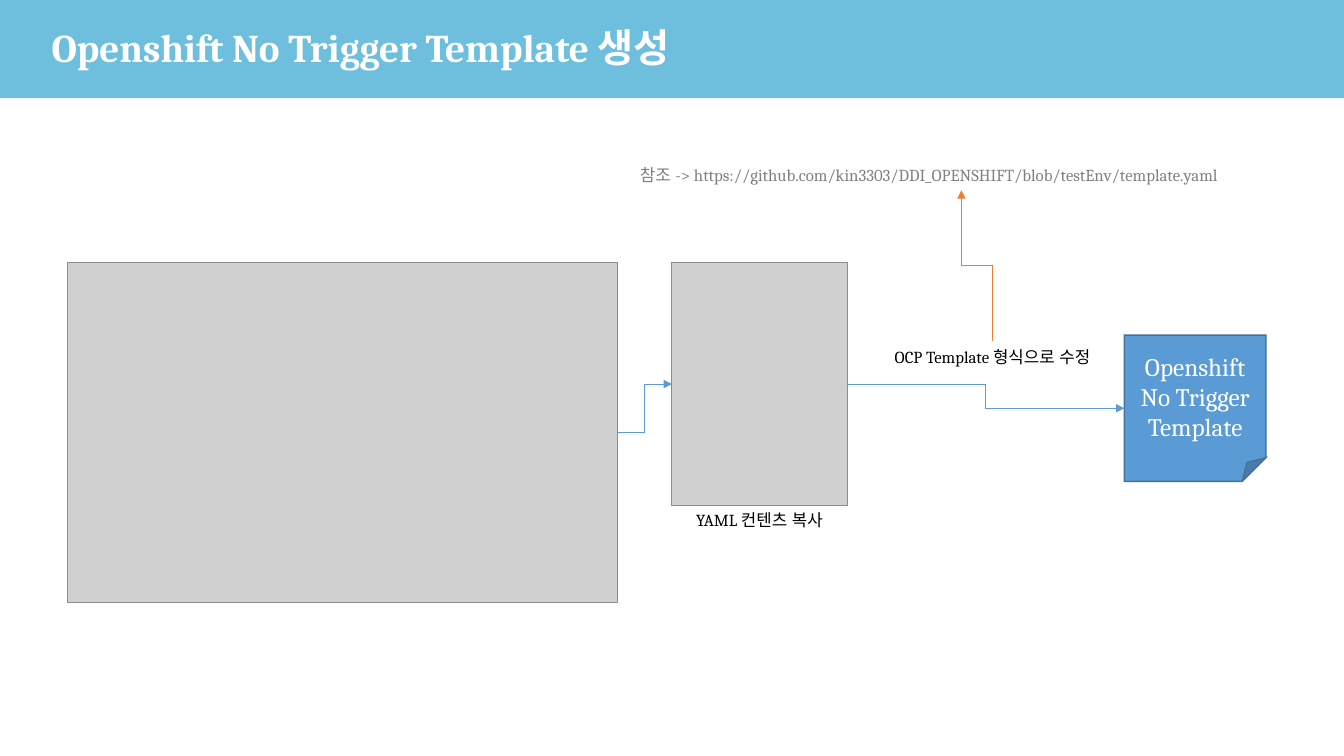
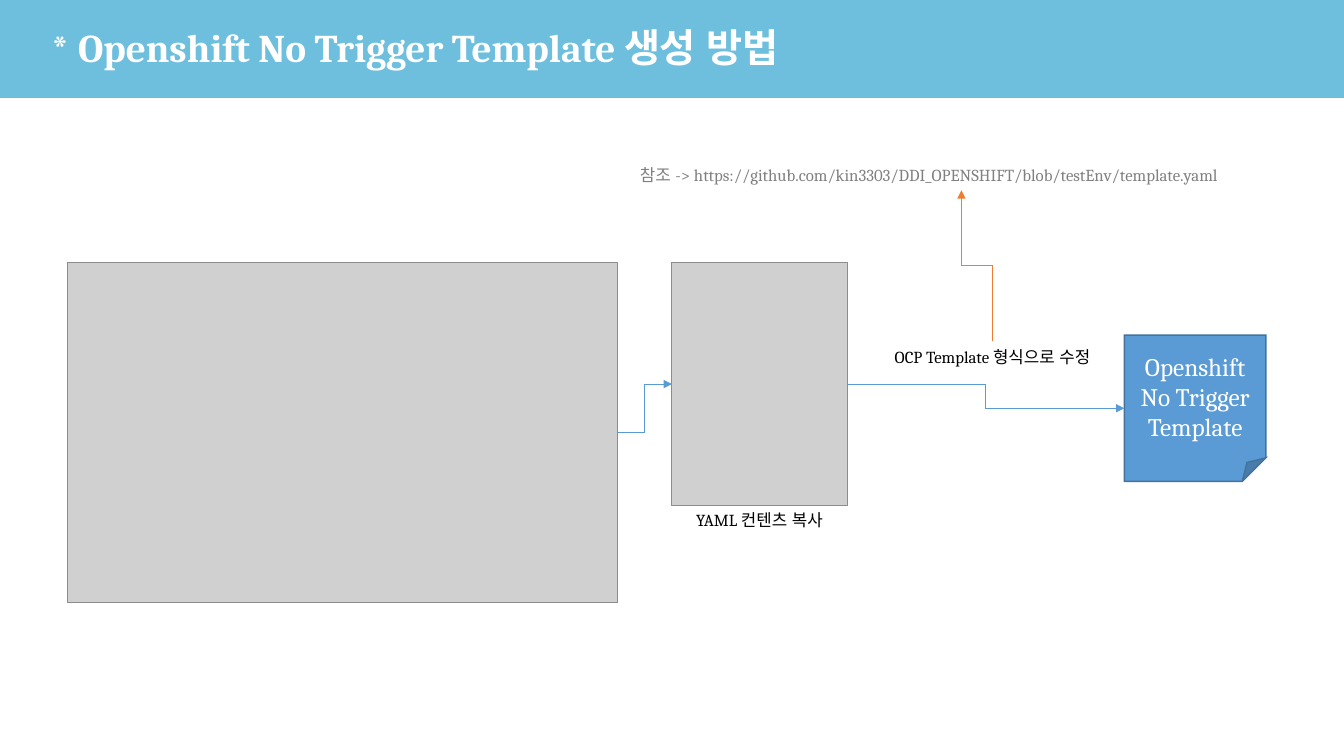
Before and after one commit to kin3303/DDI_OPENSHIFT, a slide deck: slide 7 of CICD 표준화작업 - DDP.pptx. Drawn at 1344x756 pixels with LibreOffice and Linux fonts; fonts in the diff are those of the drawing; grey boxes stand for pictures; background and template pictures are left out. Boxes give left, top, right and bottom in pixels: in the first picture for what was removed or moved away, otherwise in the second. Text is boxed around its words. In the diff, an @@ line names an element or a change of style, - is before the commit and + after.

```diff
--- a/CICD 표준화작업 - DDP.pptx
+++ b/CICD 표준화작업 - DDP.pptx
@@ title at (78,29,779,71): text changed @@
-Openshift No Trigger Template 생성
+* Openshift No Trigger Template 생성 방법
```
Also in this commit, not shown: 8 other slides changed.
